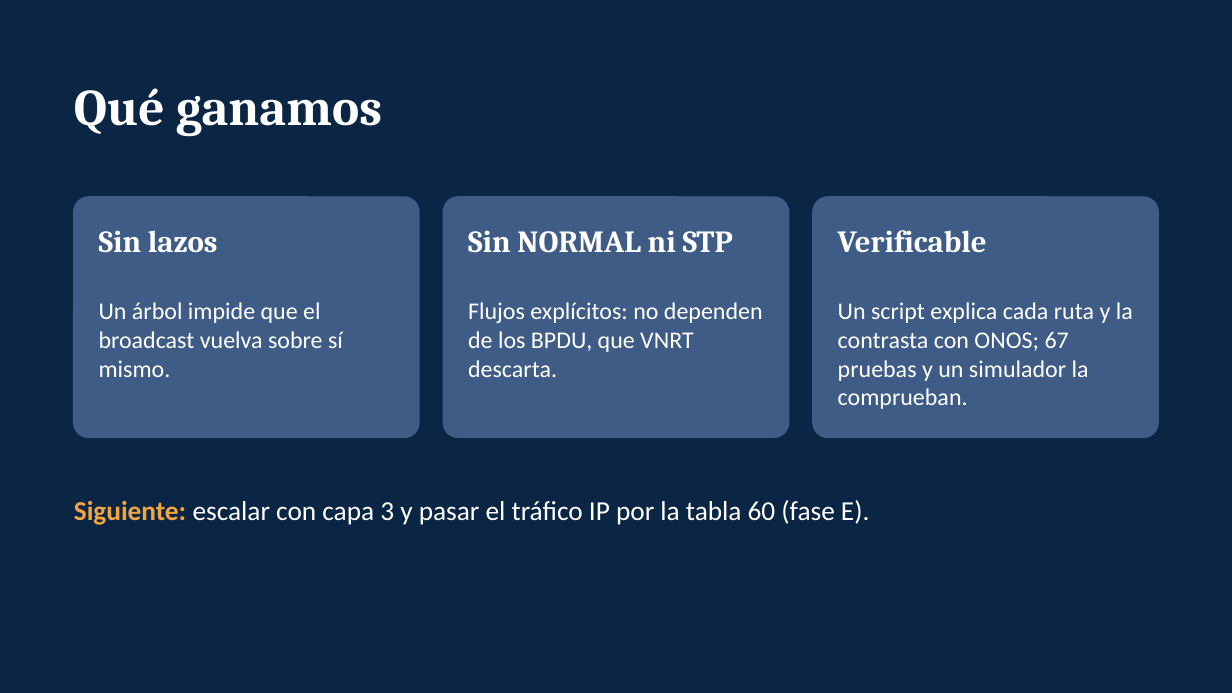
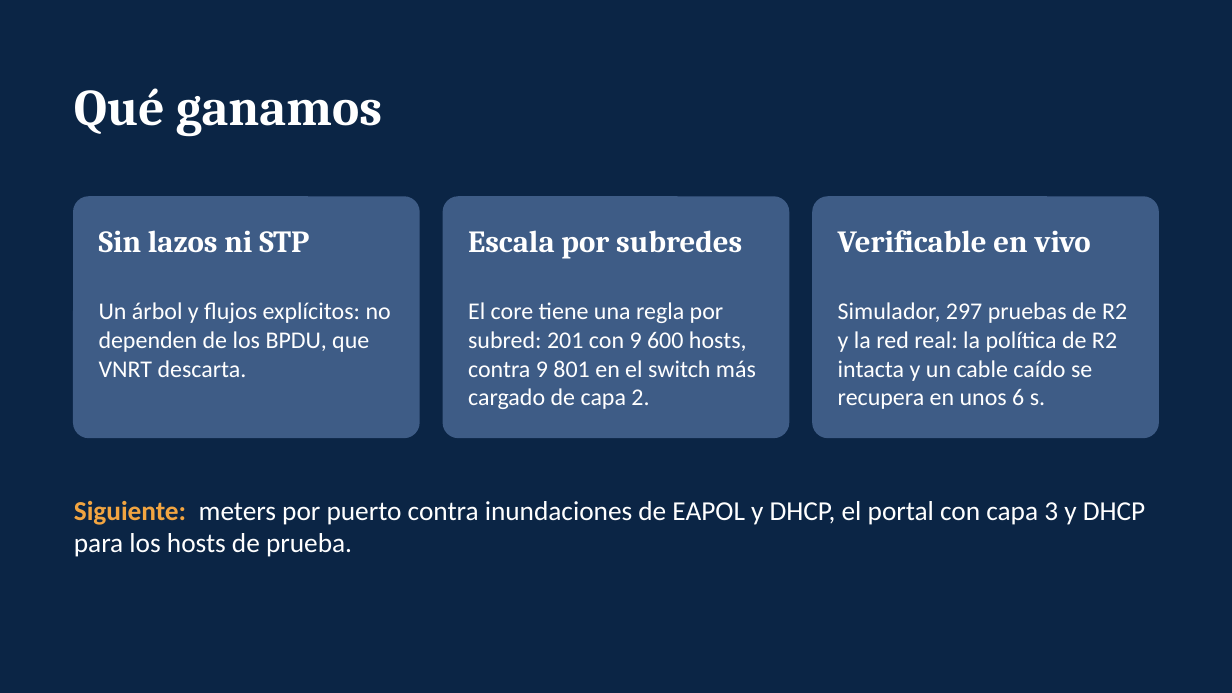
Before and after one commit to SergioAnderson123/proyecto-sdn, a slide deck: slide 23 of docs/Reenvio_proactivo_sin_STP.pptx (slide 15 before the commit). Drawn at 1232x693 pixels with LibreOffice and Linux fonts; fonts in the diff are those of the drawing. Boxes give left, top, right and bottom in pixels: in the first picture for what was removed or moved away, otherwise in the second. Text is boxed around its words. In the diff, an @@ line names an element or a change of style, - is before the commit and + after.

Commit message:
presentacion: capa 3 por subredes (motivo: escalabilidad, frente a los intents, flujos de la tabla 60, apps Gateway ARP y DHCP por subred, vigilante en capa 3 y resultados en vivo); portada, comparacion con intents y cierre actualizados

```diff
--- a/docs/Reenvio_proactivo_sin_STP.pptx
+++ b/docs/Reenvio_proactivo_sin_STP.pptx
@@ text at (99, 230, 309, 253): text changed @@
-Sin lazos
+Sin lazos ni STP
@@ text at (468, 230, 742, 259): text changed @@
-Sin NORMAL ni STP
+Escala por subredes
@@ text at (838, 230, 1091, 252): text changed @@
-Verificable
+Verificable en vivo
@@ text at (99, 302, 391, 377): text changed @@
-Un árbol impide que el broadcast vuelva sobre sí mismo.
+Un árbol y flujos explícitos: no dependen de los BPDU, que VNRT descarta.
@@ text at (468, 302, 756, 409): text changed @@
-Flujos explícitos: no dependen de los BPDU, que VNRT descarta.
+El core tiene una regla por subred: 201 con 9 600 hosts, contra 9 801 en el switch más cargado de capa 2.
@@ text at (838, 302, 1127, 409): text changed @@
-Un script explica cada ruta y la contrasta con ONOS; 67 pruebas y un simulador la comprueban.
+Simulador, 297 pruebas de R2 y la red real: la política de R2 intacta y un cable caído se recupera en unos 6 s.
@@ text at (74, 501, 1145, 557): text changed @@
-Siguiente: escalar con capa 3 y pasar el tráfico IP por la tabla 60 (fase E).
+Siguiente: meters por puerto contra inundaciones de EAPOL y DHCP, el portal con capa 3 y DHCP para los hosts de prueba.
```
Also in this commit, not shown: 2 other slides changed, 8 slides added.
